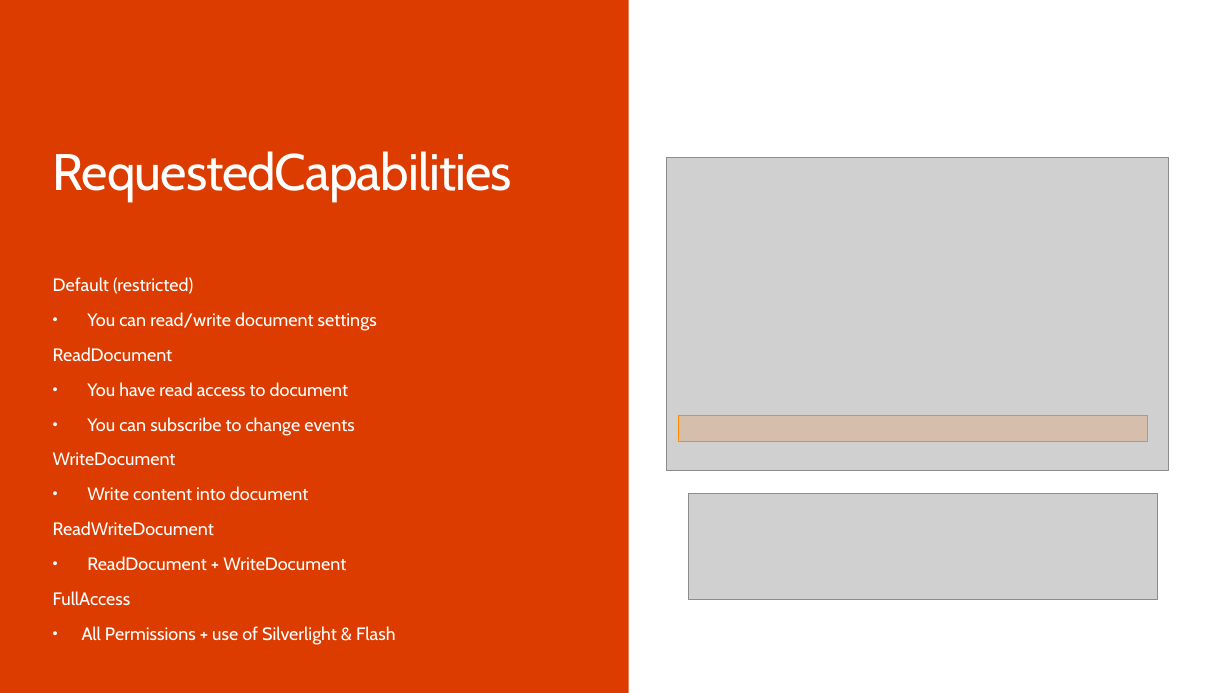
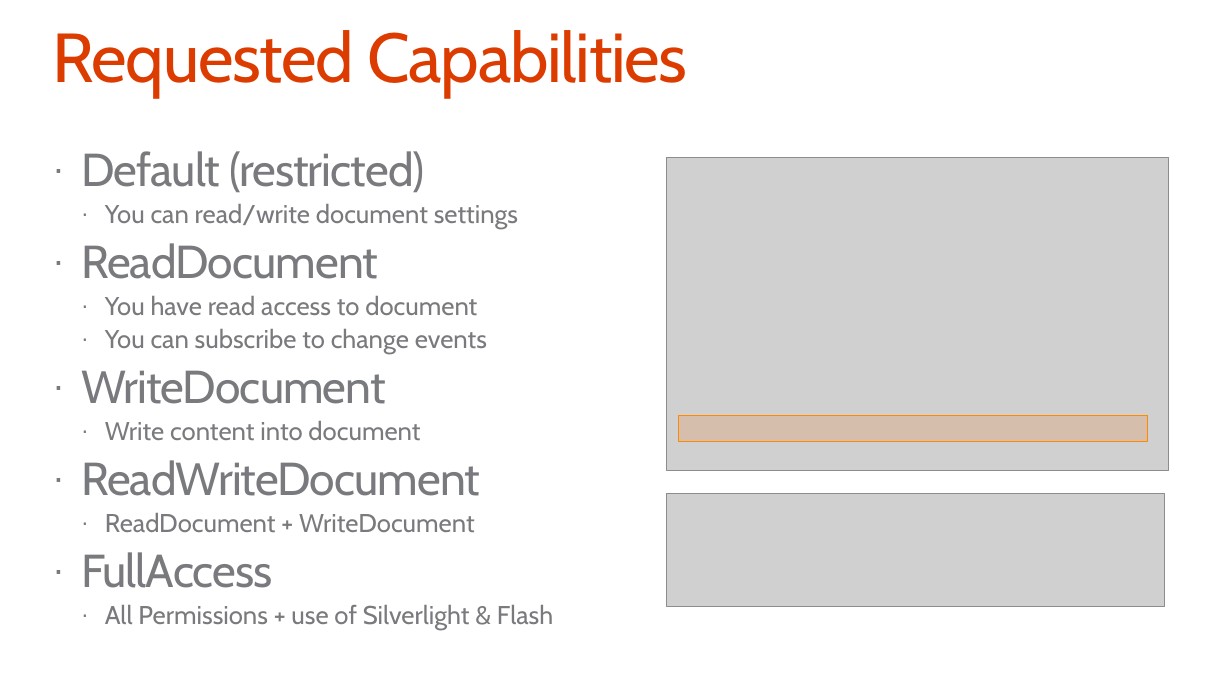
Before and after one commit to OfficeDev/TrainingContent, a slide deck: slide 16 of O3652-4 Deep Dive Apps for Office in Excel/O3652-4 Deep Dive into Apps for Office in Excel.pptx (slide 35 before the commit). Drawn at 1232x693 pixels with LibreOffice and Linux fonts; fonts in the diff are those of the drawing; grey boxes stand for pictures; background and template pictures are left out. Boxes give left, top, right and bottom in pixels: in the first picture for what was removed or moved away, otherwise in the second. Text is boxed around its words. In the diff, an @@ line names an element or a change of style, - is before the commit and + after.

```diff
--- a/O3652-4 Deep Dive Apps for Office in Excel/O3652-4 Deep Dive into Apps for Office in Excel.pptx
+++ b/O3652-4 Deep Dive Apps for Office in Excel/O3652-4 Deep Dive into Apps for Office in Excel.pptx
@@ rectangle removed at (x1=0, y1=0, x2=628, y2=693) @@
@@ title added at (x1=52, y1=30, x2=687, y2=98), 54 pt, text #DC3C00 @@
+Requested Capabilities
@@ text "Default (restricted)" moved from (x1=53, y1=277, x2=395, y2=645) to (x1=81, y1=151, x2=553, y2=630) @@
@@ text "Default (restricted)" at (x1=81, y1=151, x2=553, y2=630): size 14 to 36 pt, letter spacing 0 to -0.7 pt in "Default (restricted)", "ReadDocument", "WriteDocument", "ReadWriteDocument" and 1 more places; text colour #FFFFFF to #797A7D; size 14 to 20 pt in "You can read/write document settings", "You have read access to document", "You can subscribe to change events", "Write content into document" and 2 more places; bullet none to ·; less space between paragraphs; bullet • to ·; list level 1 to 2 in "You can read/write document settings"; list level 1 to 2 in "You have read access to ..."; list level 1 to 2 in "You can subscribe to change ..."; list level 1 to 2 in "Write content into document"; list level 1 to 2 in "ReadDocument + WriteDocument"; list level 1 to 2 in "All Permissions + use of ..." @@
@@ text removed at (x1=53, y1=151, x2=513, y2=201) @@
-RequestedCapabilities
@@ picture resized from (x1=689, y1=494, x2=1158, y2=601) to (x1=666, y1=494, x2=1165, y2=607) @@
```
Also in this commit, not shown: 7 other slides changed, 19 slides added, 22 slides removed, 1 other file.
